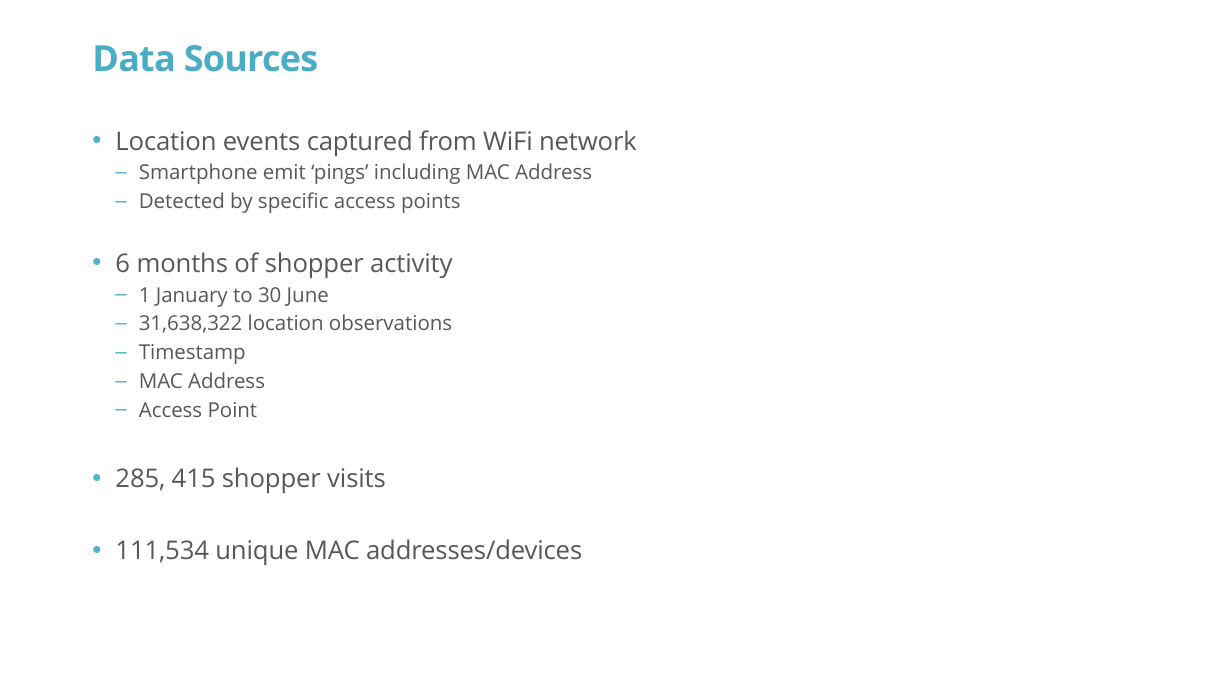
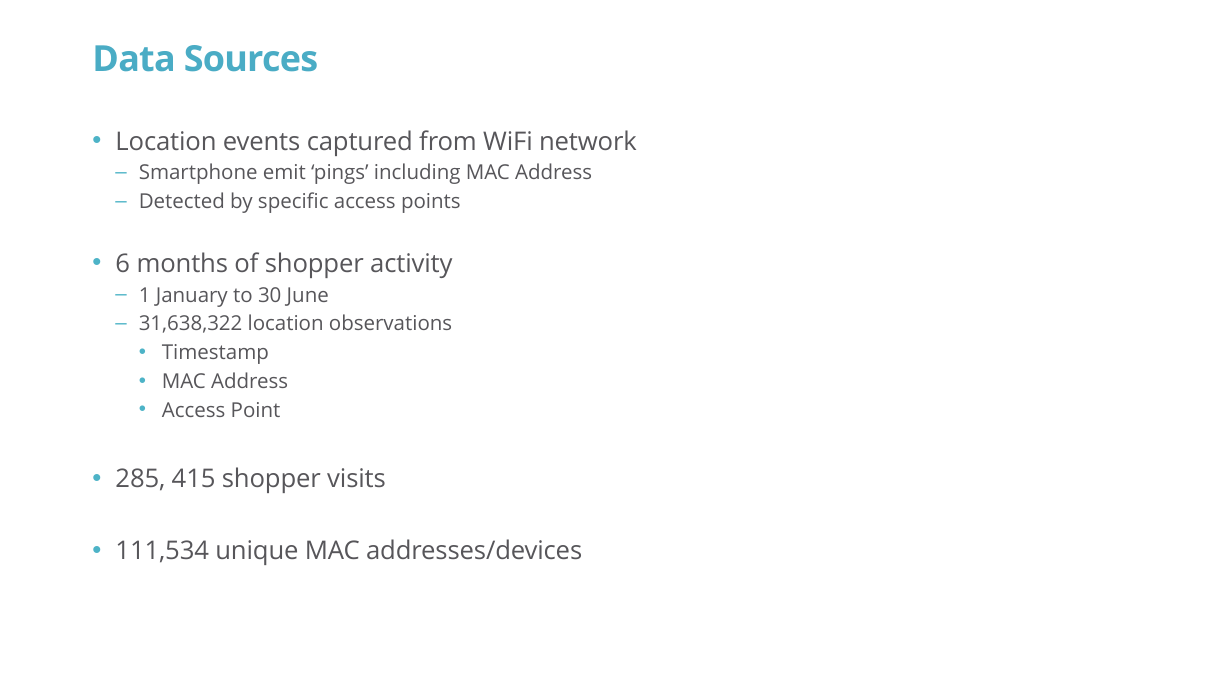
Before and after one commit to Invigor/DAT8SYDProject, a slide deck: slide 3 of DAT8SYD Project.pptx. Drawn at 1232x693 pixels with LibreOffice and Linux fonts; fonts in the diff are those of the drawing; background and template pictures are left out. Boxes give left, top, right and bottom in pixels: in the first picture for what was removed or moved away, otherwise in the second. Text is boxed around its words. In the diff, an @@ line names an element or a change of style, - is before the commit and + after.

```diff
--- a/DAT8SYD Project.pptx
+++ b/DAT8SYD Project.pptx
@@ text at (x1=162, y1=344, x2=288, y2=417): bullet – to •; list level 2 to 3 in "Timestamp"; list level 2 to 3 in "MAC Address"; list level 2 to 3 in "Access Point" @@
```
Also in this commit, not shown: 3 other slides changed.
